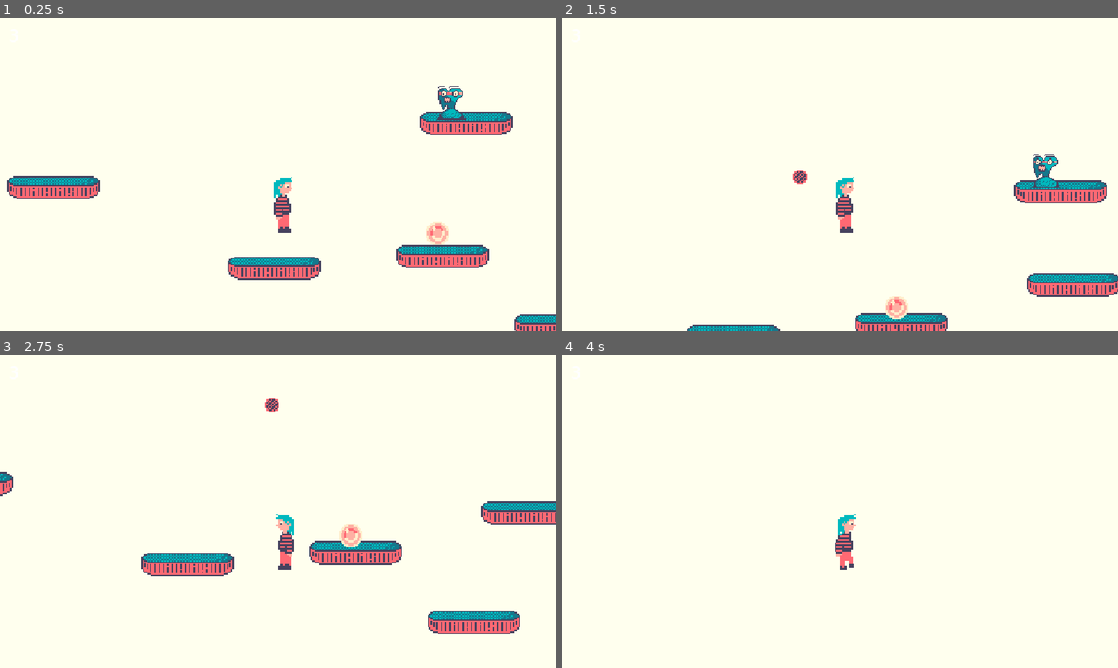
Above: before the commit, frames 1-4 (two rows, left to right).
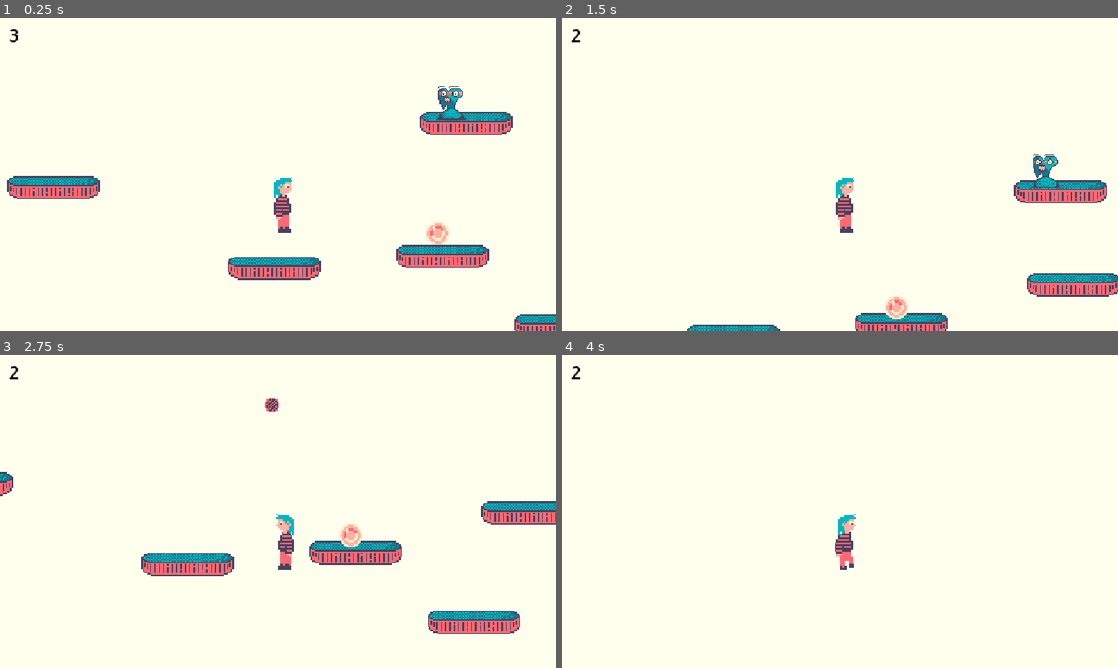
Above: after the commit, the same moments.

Repository: InnDieGames/godot-platformer
Game: Godot game, scene res://Level.tscn
Two runs of this game, one before a commit and one after it. Both use one fixed random seed, a clock stepped at 60 frames per second and the inputs below. The engine's default icon, where the game draws it, is replaced by a stand-in: a white triangle on a blue panel in a dark square.
Inputs:
- Up to frame 1 (0.25 s): no input
- Up to frame 2 (1.5 s): tap Enter (ui_accept) at 0.5, 0.77 s; hold Right (ui_right) from 0.53 s (still down)
- Up to frame 3 (2.75 s): tap Enter (ui_accept) at 1.52 s; release Right (ui_right) at 2.03 s; hold Left (ui_left) from 2.03 s (still down)
- Up to frame 4 (4 s): release Left (ui_left) at 2.78 s; hold Right (ui_right) from 2.78 s (still down); tap Enter (ui_accept) at 3.02, 3.77 s

The runs differ from the first frame. In frame 1, less than 0.1% of the frame differs, in the area x 1-4%, y 3-8%; in frame 2, 0.1%, in the area x 1-45%, y 3-54%; in frame 3, less than 0.1%; in frame 4, less than 0.1%.

Commit message:
ui color

Diff:
--- a/Level.tscn
+++ b/Level.tscn
@@ -102,6 +102,7 @@
 offset_top = 10.0
 offset_right = 50.0
 offset_bottom = 33.0
+theme_override_colors/font_color = Color(0, 0, 0, 1)
 theme_override_font_sizes/font_size = 36
 text = "3"
 horizontal_alignment = 1
--- a/Player.tscn
+++ b/Player.tscn
@@ -7,12 +7,12 @@
 [sub_resource type="RectangleShape2D" id="RectangleShape2D_jj4vh"]
 size = Vector2(60, 155)
 
+[sub_resource type="RectangleShape2D" id="RectangleShape2D_rto0b"]
+size = Vector2(47, 153)
+
 [sub_resource type="AtlasTexture" id="AtlasTexture_kne1u"]
 atlas = ExtResource("3_kne1u")
 region = Rect2(132, 1, 32, 32)
-
-[sub_resource type="RectangleShape2D" id="RectangleShape2D_rto0b"]
-size = Vector2(122, 93)
 
 [sub_resource type="AtlasTexture" id="AtlasTexture_e80uo"]
 atlas = ExtResource("3_kne1u")
@@ -93,7 +93,7 @@
 [node name="Area" type="Area2D" parent="." unique_id=978120157]
 
 [node name="CollisionShape2D" type="CollisionShape2D" parent="Area" unique_id=870095738]
-position = Vector2(0, 13.5)
+position = Vector2(12.5, -16.5)
 shape = SubResource("RectangleShape2D_rto0b")
 
 [node name="Camera2D" type="Camera2D" parent="." unique_id=938161814]
